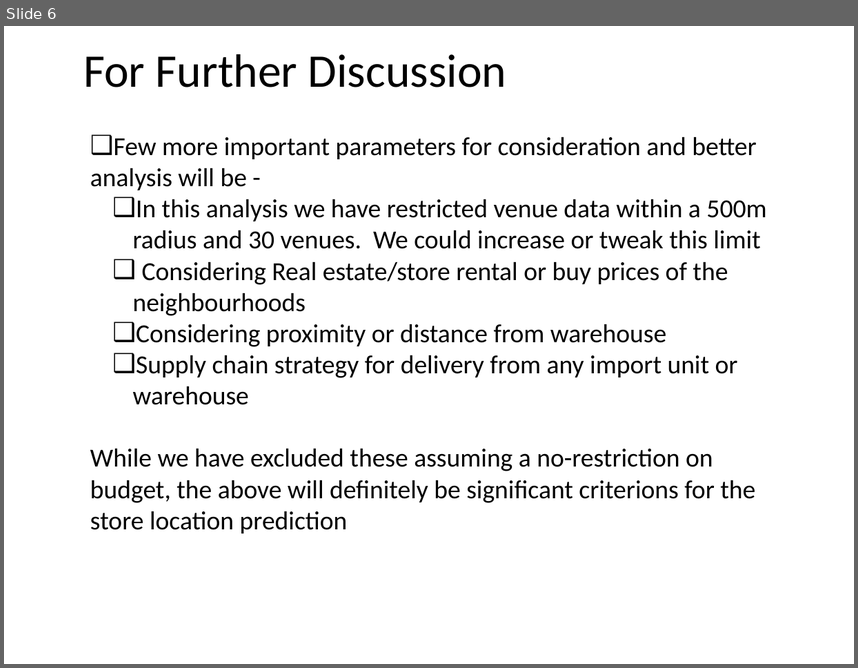
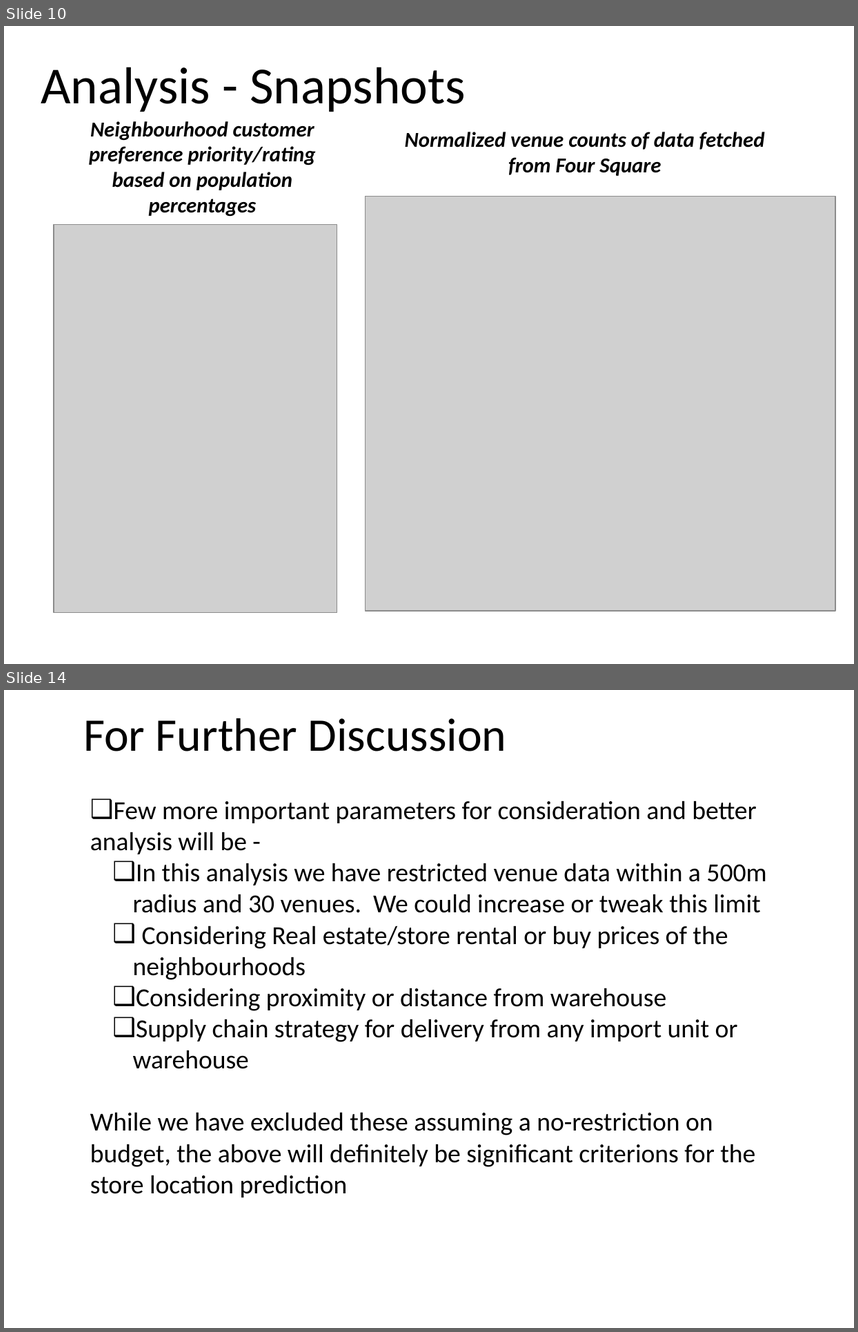
Before and after one commit to mukgithub/Coursera_Capstone, a slide deck: Capstone.pptx. Shown one above the other, each under a label of ours: slide 6 before the commit, slides 10 and 14 after it; the slides between them are not shown. The pictures are 858x668 and 858x1332 pixels, drawn with LibreOffice and Linux fonts; fonts in the diff are those of the drawing; grey boxes stand for pictures. Boxes give left, top, right and bottom in pixels: in the first picture for what was removed or moved away, otherwise in the second. Text is boxed around its words. In the diff, an @@ line names an element or a change of style, - is before the commit and + after.

```diff
--- a/Capstone.pptx
+++ b/Capstone.pptx
@@ slide 10 added at <box>4,26,854,664</box>, background #FFFFFF @@
@@ title added at <box>41,67,466,112</box>, 44 pt, text #000000 @@
+Analysis - Snapshots
@@ text added at <box>89,121,315,216</box>, 18 pt, text #000000, bold, italic @@
+Neighbourhood customer preference priority/rating based on population percentages
@@ text added at <box>405,132,765,176</box>, 18 pt, text #000000, bold, italic @@
+Normalized venue counts of data fetched from Four Square
@@ picture added at <box>366,196,835,611</box> @@
@@ picture added at <box>53,224,337,612</box> @@
@@ what was slide 6 is now slide 14 @@
```
Also in this commit, not shown: 4 slides changed, 7 other slides added.
